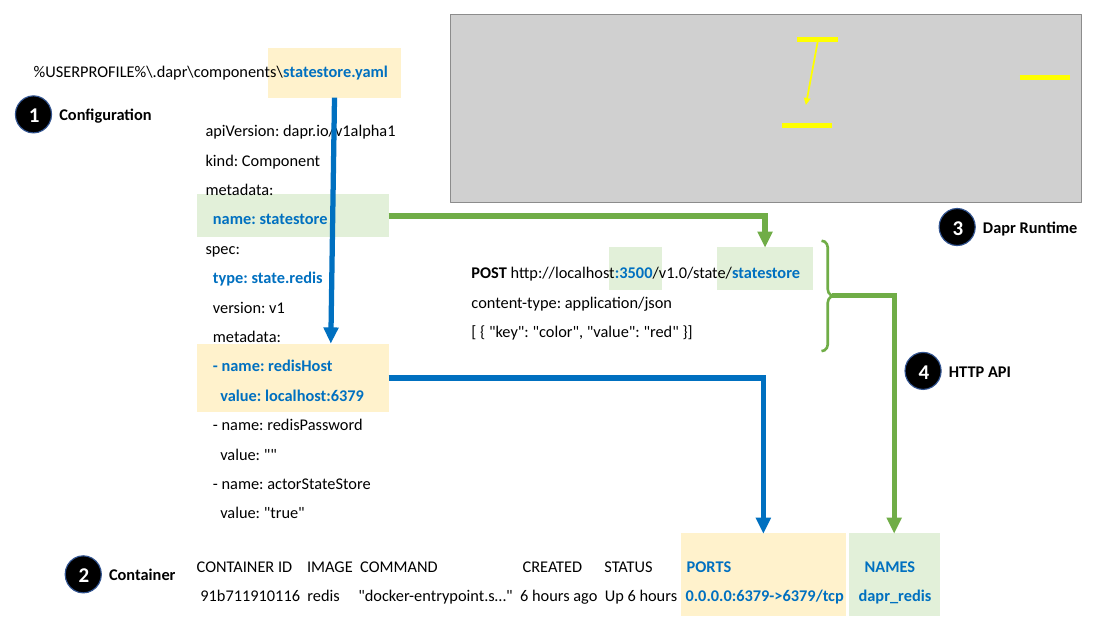
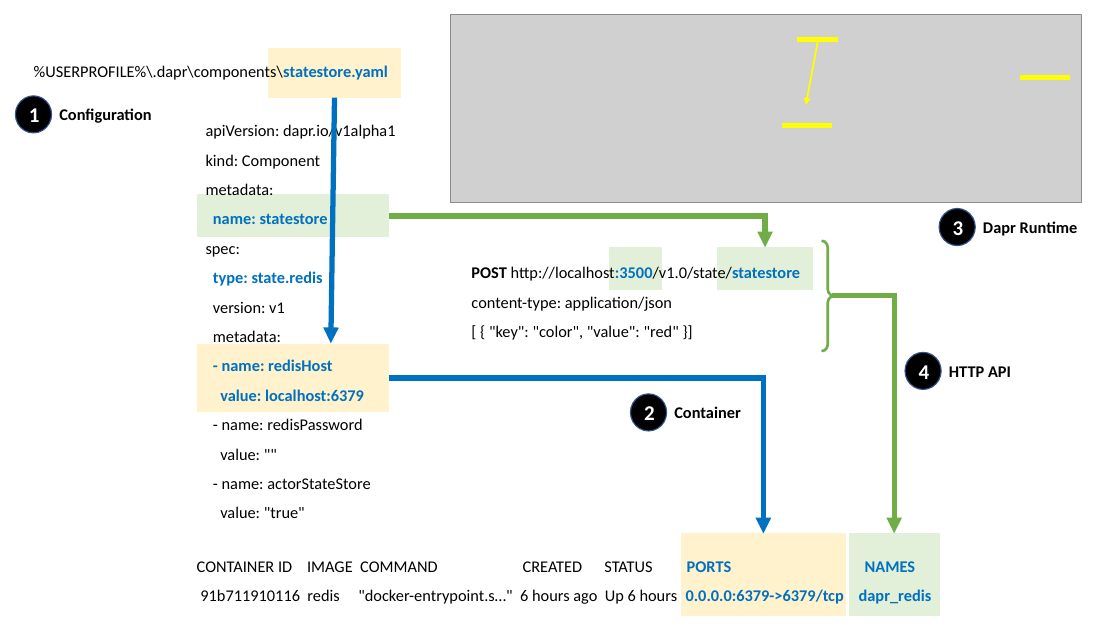
Before and after one commit to hhko/lectures, a slide deck: slide 1 of Dapr_1_Fundamentals/Dapr_1_Fundamentals.pptx. Drawn at 1120x630 pixels with LibreOffice and Linux fonts; fonts in the diff are those of the drawing; grey boxes stand for pictures. Boxes give left, top, right and bottom in pixels: in the first picture for what was removed or moved away, otherwise in the second. Text is boxed around its words. In the diff, an @@ line names an element or a change of style, - is before the commit and + after.

```diff
--- a/Dapr_1_Fundamentals/Dapr_1_Fundamentals.pptx
+++ b/Dapr_1_Fundamentals/Dapr_1_Fundamentals.pptx
@@ ellipse "2": place and size @@
-ellipse "2" at box(66, 556, 102, 593)
+ellipse "2" at box(631, 394, 667, 431)
@@ text "Container": place and size @@
-text "Container" at box(109, 568, 175, 580)
+text "Container" at box(674, 406, 740, 418)
```
Also in this commit, not shown: 1 slide added, 9 other files.
